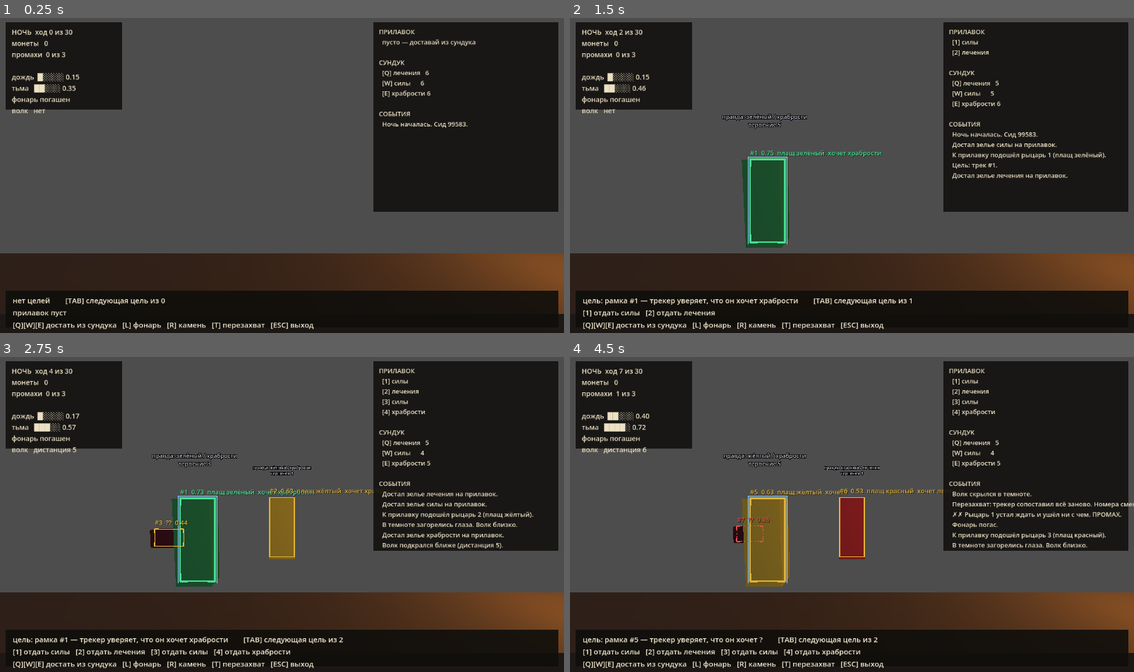
Above: before the commit, frames 1-4 (two rows, left to right).
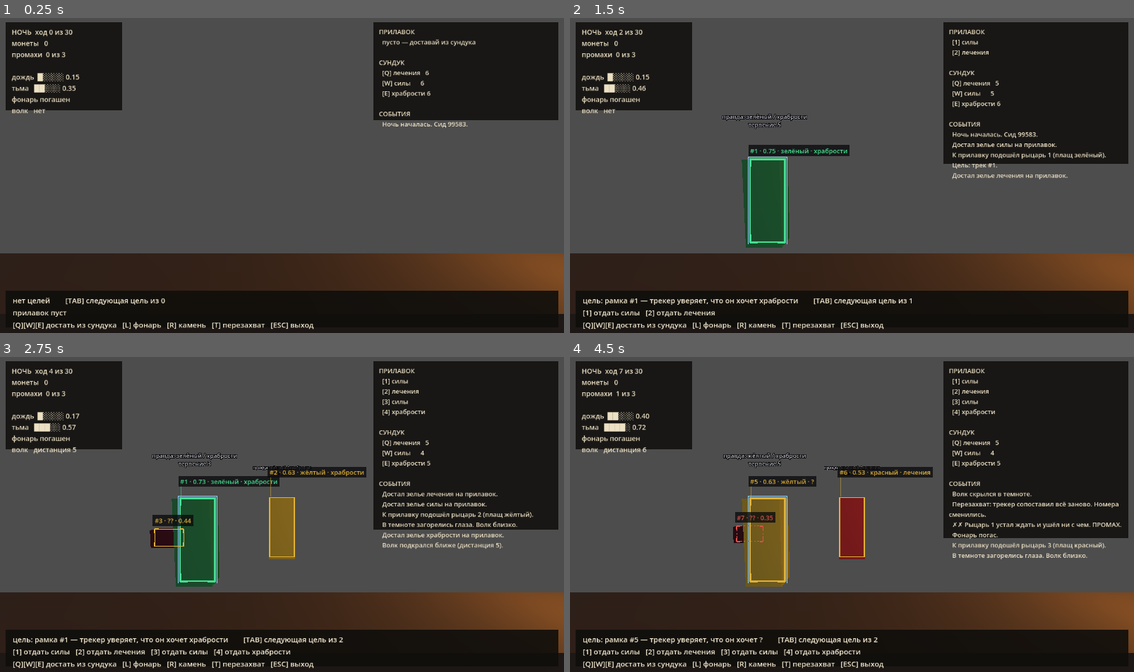
Above: after the commit, the same moments.

Repository: Azidaan/FlyNight
Game: Godot game, scene res://src/view/main.tscn
Same seed, same stepped clock (60 frames per second), same inputs: the game is played once before the commit and once after it.
Inputs:
- Up to frame 1 (0.25 s): no input
- Up to frame 2 (1.5 s): tap Enter at 0.5 s; hold W 0.53-1.28 s; tap Tab at 0.6 s; tap Space at 0.77, 1.25 s; tap Q at 1.35 s
- Up to frame 3 (2.75 s): tap Space at 1.52 s; tap Enter at 2 s; hold W from 2.03 s (still down); tap E at 2.1 s
- Up to frame 4 (4.5 s): tap Space at 2.75, 3.02, 3.77, 4.25 s; tap L at 2.85 s; tap Enter at 3.5 s; release W at 3.53 s; tap R at 3.6 s; tap T at 4.35 s

The runs differ from the first frame. In frame 1, 9.5% of the frame differs, in the area x 1-99%, y 29-62%; in frame 2, 5.6%; in frame 3, 3.8%; in frame 4, 3.7%.

Commit message:
fix: подписи рамок не налезают, панели не вылезают за блок
По второму плейтесту.

- подписи рамок раскладываются по этажам слева направо, с выноской
  до своей рамки; текст сокращён до '#12 · 0.64 · синий · силы'
- под каждой подписью тёмная подложка - читается на любом фоне
- у правой панели включён перенос слов, фоны панелей подгоняются
  под содержимое (при длинном логе текст вылезал за блок)

Ловушка проверки: --quit-after возвращает 0 даже при ошибке скрипта.
Теперь вывод грепается на SCRIPT ERROR явно.

Co-Authored-By: Claude Fable 5 <noreply@anthropic.com>

Diff:
--- a/src/hud/boxes.gd
+++ b/src/hud/boxes.gd
@@ -24,6 +24,15 @@
 		return
 
 	var font := ThemeDB.fallback_font
+	# Подписи раскладываются по этажам: близкие рыцари давали накладку.
+	# Слева направо, каждая следующая выше — и выноска до своей рамки.
+	var order: Array = entries.duplicate()
+	order.sort_custom(func(a, b):
+		return camera.unproject_position(a["pos"]).x < camera.unproject_position(b["pos"]).x)
+	var floor_of: Dictionary = {}
+	for i in range(order.size()):
+		floor_of[order[i]["track"].track_id] = i
+
 	for e in entries:
 		var world: Vector3 = e["pos"]
 		if camera.is_position_behind(world):
@@ -64,9 +73,20 @@
 			draw_rect(rect.grow(4.0), COLOR_SELECTED, false, 1.0)
 
 		var label := _label_for(tr)
-		var text_pos := Vector2(rect.position.x, rect.position.y - 8.0)
-		draw_string(font, text_pos + Vector2(1, 1), label,
-			HORIZONTAL_ALIGNMENT_LEFT, -1, 13, Color(0, 0, 0, 0.85))
+		var lvl: int = floor_of.get(tr.track_id, 0)
+		var label_y: float = rect.position.y - 12.0 - float(lvl) * 17.0
+		var text_pos := Vector2(rect.position.x, label_y)
+
+		# выноска от подписи к своей рамке, иначе на верхних этажах непонятно,
+		# к кому подпись относится
+		if lvl > 0:
+			draw_line(Vector2(rect.position.x + 2.0, label_y + 4.0),
+				Vector2(rect.position.x + 2.0, rect.position.y - 2.0),
+				Color(col.r, col.g, col.b, 0.5), 1.0)
+
+		var size := font.get_string_size(label, HORIZONTAL_ALIGNMENT_LEFT, -1, 13)
+		draw_rect(Rect2(text_pos.x - 4.0, label_y - size.y + 1.0,
+			size.x + 8.0, size.y + 4.0), Color(0.04, 0.04, 0.05, 0.78))
 		draw_string(font, text_pos, label,
 			HORIZONTAL_ALIGNMENT_LEFT, -1, 13, col)
 
@@ -76,14 +96,15 @@
 		PN.TrackState.DRIFTING: return COLOR_DRIFTING
 	return COLOR_LOST
 
+## Коротко: длинные подписи налезали друг на друга при близких рыцарях.
 func _label_for(tr: Track) -> String:
 	if tr.kind == &"wolf":
-		return "#%d  ??  %.2f" % [tr.track_id, tr.conf]
+		return "#%d · ?? · %.2f" % [tr.track_id, tr.conf]
 	if tr.kind == &"coin":
-		return "#%d  монета  %.2f" % [tr.track_id, tr.conf]
+		return "#%d · монета · %.2f" % [tr.track_id, tr.conf]
 	if tr.state == PN.TrackState.LOST:
-		return "#%d  ПОТЕРЯН  %.2f" % [tr.track_id, tr.conf]
-	return "#%d  %.2f  плащ %s  хочет %s" % [
+		return "#%d · ПОТЕРЯН · %.2f" % [tr.track_id, tr.conf]
+	return "#%d · %.2f · %s · %s" % [
 		tr.track_id, tr.conf,
 		PN.cloak_name(tr.remembered_cloak),
 		PN.potion_name(tr.remembered_order)]
--- a/src/view/main.gd
+++ b/src/view/main.gd
@@ -21,6 +21,8 @@
 @onready var status: Label = $HUD/Status
 @onready var panel: Label = $HUD/Panel
 @onready var actions_label: Label = $HUD/Actions
+@onready var status_bg: ColorRect = $HUD/StatusBg
+@onready var panel_bg: ColorRect = $HUD/PanelBg
 
 func _ready() -> void:
 	_new_night(randi() % 100000)
@@ -168,6 +170,19 @@
 	panel.text = _panel_text()
 	actions_label.text = _actions_text()
 	_push_boxes()
+	# Фоны подгоняются под содержимое: при длинном логе текст вылезал за блок.
+	# Отложено на кадр — до перерисовки Label ещё не знает своей высоты.
+	call_deferred("_fit_backgrounds")
+
+func _fit_backgrounds() -> void:
+	status_bg.size.y = _text_height(status) + 20.0
+	var wanted: float = _text_height(panel) + 20.0
+	panel_bg.size.y = wanted
+	panel.size.y = wanted - 20.0
+
+func _text_height(label: Label) -> float:
+	# get_content_height() у Label нет — считаем по строкам с учётом переноса
+	return float(label.get_line_count()) * float(label.get_line_height())
 
 func _rebuild_scene() -> void:
 	for c in slots.get_children():
--- a/src/view/main.tscn
+++ b/src/view/main.tscn
@@ -77,6 +77,7 @@
 offset_bottom = 392.0
 theme_override_colors/font_color = Color(0.93, 0.88, 0.77, 1)
 theme_override_font_sizes/font_size = 13
+autowrap_mode = 3
 
 [node name="ActionsBg" type="ColorRect" parent="HUD"]
 anchor_top = 1.0
@@ -98,3 +99,4 @@
 offset_bottom = -18.0
 theme_override_colors/font_color = Color(0.96, 0.92, 0.82, 1)
 theme_override_font_sizes/font_size = 15
+autowrap_mode = 3
